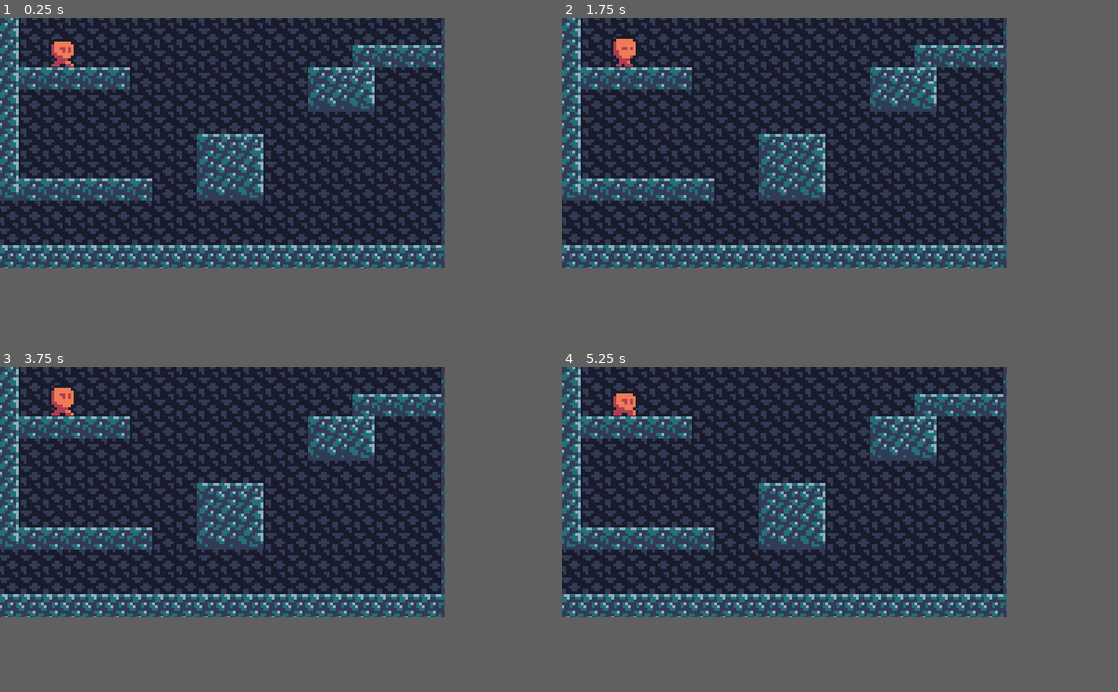
Above: before the commit, frames 1-4 (two rows, left to right).
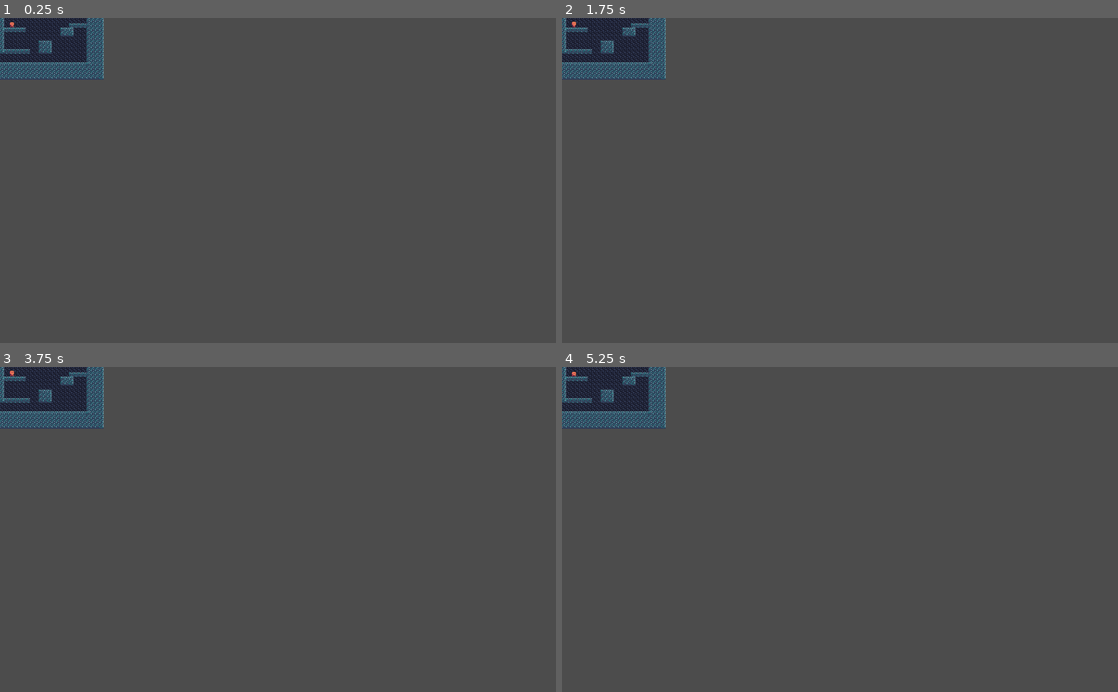
Above: after the commit, the same moments.

Repository: agentmatti/JumpiPumpi
Game: Godot game, scene res://Szenen/Game.tscn
Two runs of this game, one before a commit and one after it. Both use one fixed random seed, a clock stepped at 60 frames per second and the inputs below. After the commit the project has no main scene; this scene is started directly in both runs.
Inputs:
- Up to frame 1 (0.25 s): no input
- Up to frame 2 (1.75 s): no input
- Up to frame 3 (3.75 s): no input
- Up to frame 4 (5.25 s): no input
In our replay, the window is 640x360 before the commit and 800x468 after it. These sizes can differ from the game's own. Grey fills any space a smaller window leaves; there, only what the larger window draws over its background counts as a difference.

The runs differ from the first frame. In frame 1, 60% of the frame differs, in the area x 0-80%, y 0-77%; in frame 2, 60%; in frame 3, 60%; in frame 4, 60%.

Commit message:
Update project.godot

Diff:
--- a/game/project.godot
+++ b/game/project.godot
@@ -16,42 +16,7 @@
 [application]
 
 config/name="JumpiPumpi"
-run/main_scene="res://Szenen/Game.tscn"
 config/icon="res://icon.png"
-
-[display]
-
-window/size/width=160
-window/size/height=90
-window/size/test_width=960
-window/size/test_height=540
-window/stretch/mode="2d"
-window/stretch/aspect="keep"
-
-[input]
-
-lft={
-"deadzone": 0.5,
-"events": [  ]
-}
-left={
-"deadzone": 0.5,
-"events": [ Object(InputEventKey,"resource_local_to_scene":false,"resource_name":"","device":0,"alt":false,"shift":false,"control":false,"meta":false,"command":false,"pressed":false,"scancode":65,"unicode":0,"echo":false,"script":null)
-, Object(InputEventKey,"resource_local_to_scene":false,"resource_name":"","device":0,"alt":false,"shift":false,"control":false,"meta":false,"command":false,"pressed":false,"scancode":16777231,"unicode":0,"echo":false,"script":null)
- ]
-}
-right={
-"deadzone": 0.5,
-"events": [ Object(InputEventKey,"resource_local_to_scene":false,"resource_name":"","device":0,"alt":false,"shift":false,"control":false,"meta":false,"command":false,"pressed":false,"scancode":68,"unicode":0,"echo":false,"script":null)
-, Object(InputEventKey,"resource_local_to_scene":false,"resource_name":"","device":0,"alt":false,"shift":false,"control":false,"meta":false,"command":false,"pressed":false,"scancode":16777233,"unicode":0,"echo":false,"script":null)
- ]
-}
-jump={
-"deadzone": 0.5,
-"events": [ Object(InputEventKey,"resource_local_to_scene":false,"resource_name":"","device":0,"alt":false,"shift":false,"control":false,"meta":false,"command":false,"pressed":false,"scancode":32,"unicode":0,"echo":false,"script":null)
-, Object(InputEventKey,"resource_local_to_scene":false,"resource_name":"","device":0,"alt":false,"shift":false,"control":false,"meta":false,"command":false,"pressed":false,"scancode":16777232,"unicode":0,"echo":false,"script":null)
- ]
-}
 
 [rendering]
 
